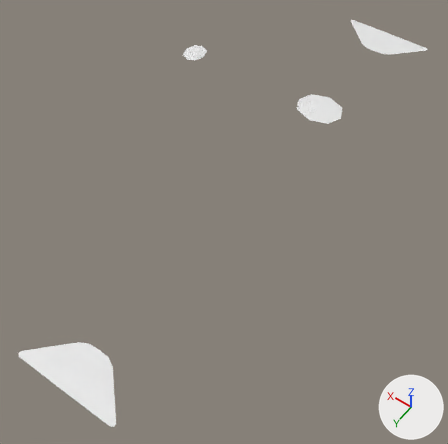
The OBJ model 3DLv3_2023_vs2019/Project/BaseProject/BaseProject/res/Field/HopsAndHoops/Stage2(FloorCol).obj, before and after one commit.
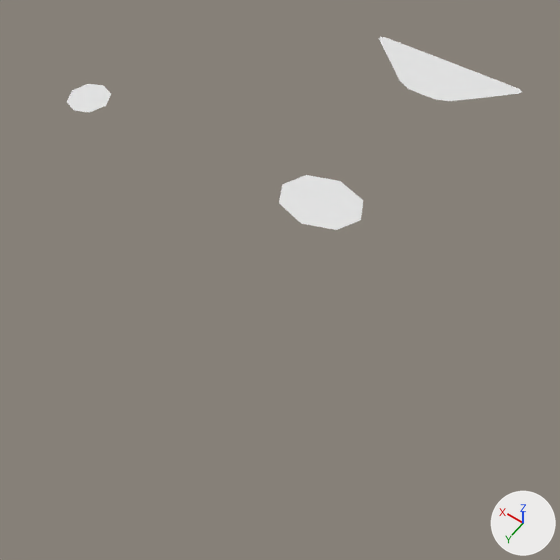
There are two pictures of each version: one whole from a 50 mm lens placed at (-152.0, 460.0, 326.0), pointed at (14.0, 227.0, -40.0), one close up on the part from 33% to 100% of the width and 0% to 68% of the height. The axes (+X, +Y, +Z) are drawn at lower right. The lights are the same throughout. Where no turn or scale is listed for an object, it has been applied to the vertices.

In view in the first close-up: '平面.001', '平面.002', '平面.003'.
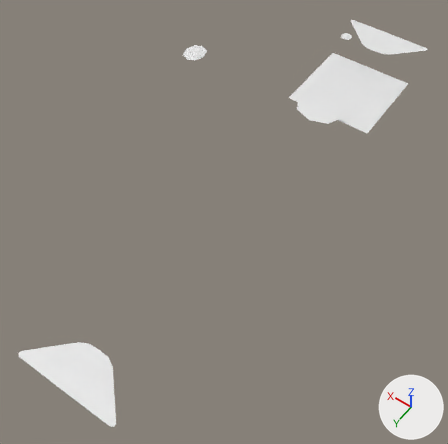
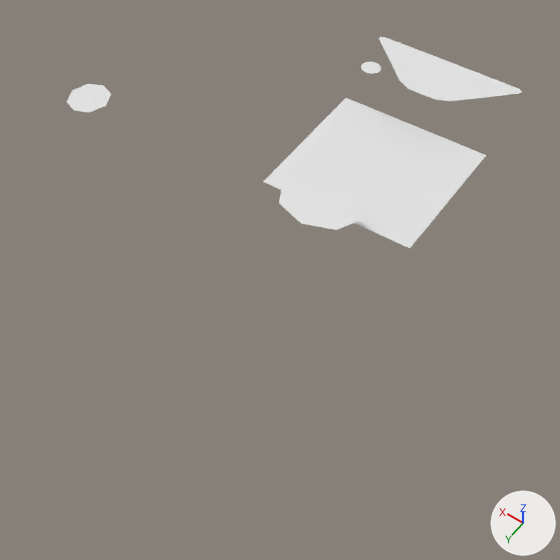
What changed in the scene script:
```text
Add me_平面:
    me_平面.from_pydata([(-36.6, 29.8, -17.6), (36.4, 29.9, -17.6), (-36.4, 104.4, -17.6), (36.6, 104.4, -17.6)], [], [(1, 2, 0), (1, 3, 2)])
Add me_円_001:
    me_円_001.from_pydata(...)  # 32 vertices, 30 faces; spans x 23.81..33.11, y 20.57..29.86, z -0.23
Add ob_平面:
    ob_平面 = bpy.data.objects.new('平面', me_平面)
    ob_平面.location = (0.0, 0.0, 0.0)
Add ob_円_001:
    ob_円_001 = bpy.data.objects.new('円.001', me_円_001)
    ob_円_001.location = (0.0, 0.0, 0.0)
```

Boxes [x1, y1, x2, y2] around the edits, measured in the close-ups (560 x 560 px):
'平面', added
    after: [263, 98, 486, 248]
'円.001', added
    after: [361, 62, 381, 74]
